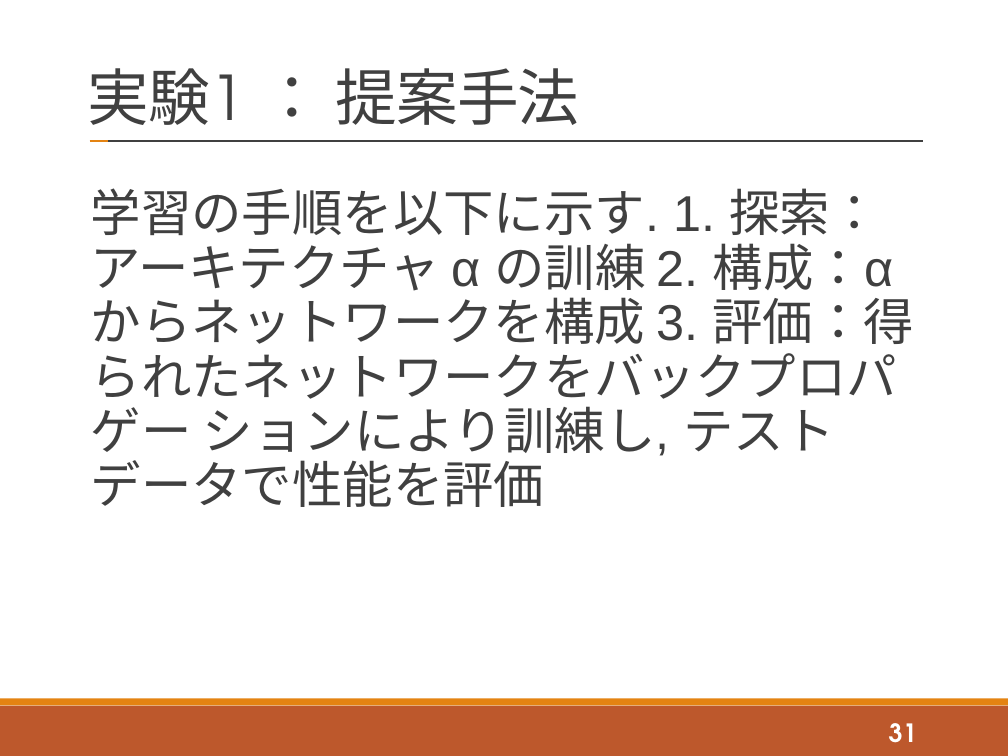
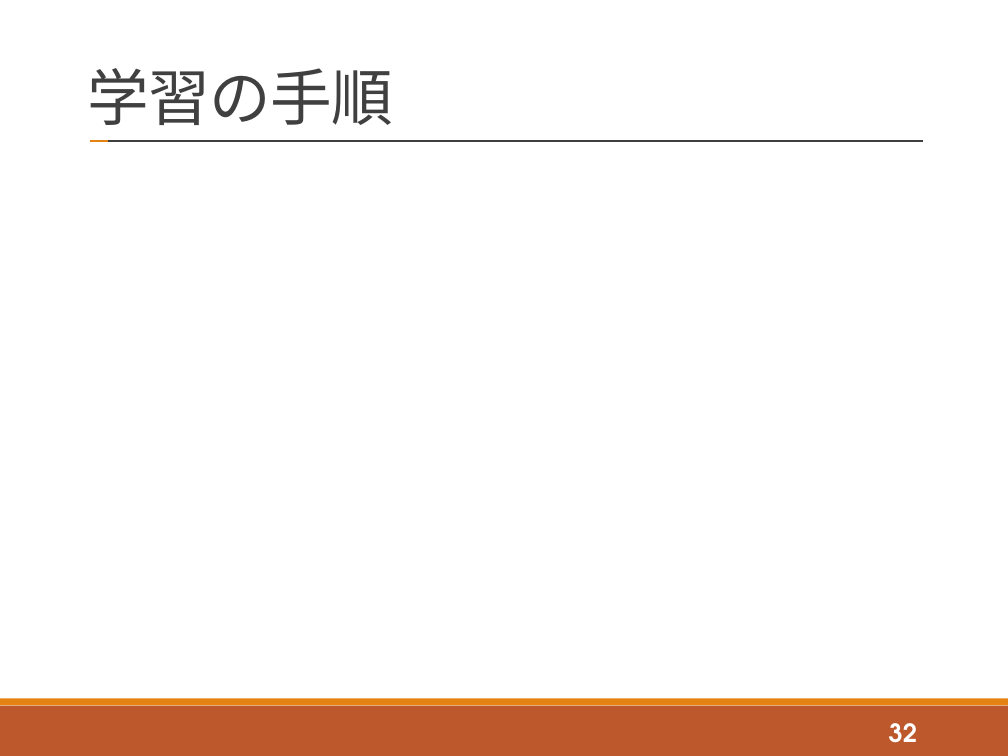
Before and after one commit to tatsuya-sugiyama/WeeklyReport, a slide deck: slide 32 of report/2020後期/2020_2nd_sugiyama.pptx (slide 31 before the commit). Drawn at 1008x756 pixels with LibreOffice and Linux fonts; fonts in the diff are those of the drawing; grey boxes stand for pictures. Boxes give left, top, right and bottom in pixels: in the first picture for what was removed or moved away, otherwise in the second. Text is boxed around its words. In the diff, an @@ line names an element or a change of style, - is before the commit and + after.

```diff
--- a/report/2020後期/2020_2nd_sugiyama.pptx
+++ b/report/2020後期/2020_2nd_sugiyama.pptx
@@ title at (88,68,393,125): text changed @@
-実験1 ： 提案手法
+学習の手順
@@ text removed at (91,188,914,507) @@
-学習の手順を以下に示す. 1. 探索：アーキテクチャ α の訓練 2. 構成：α からネットワークを構成 3. 評価：得られたネットワークをバックプロパゲー ションにより訓練し, テストデータで性能を評価
@@ page number at (889,723,917,743): text changed @@
-31
+32
```
Also in this commit, not shown: 10 other slides changed, 7 slides added, 6 other files.
